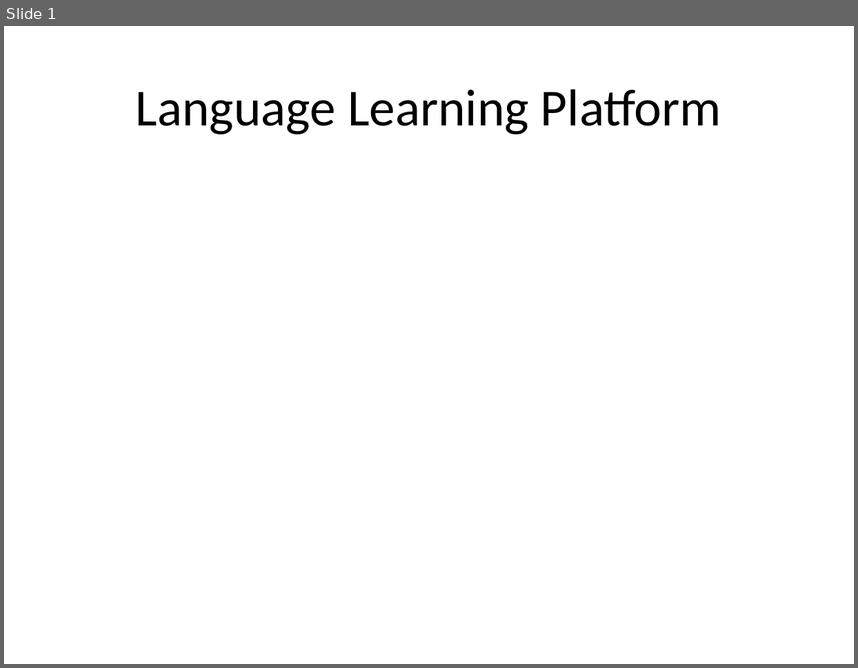
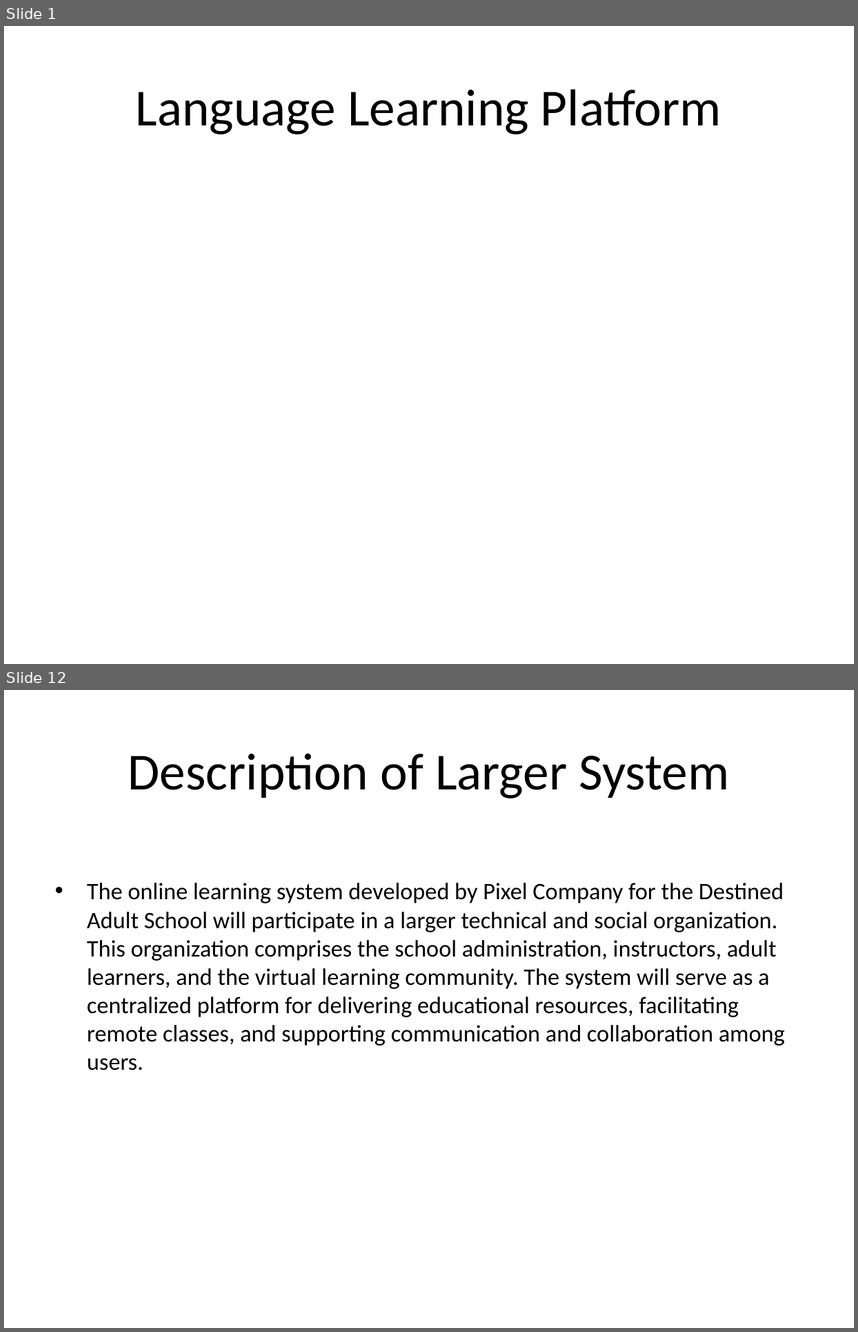
Before and after one commit to VictorMK22/PixelPioneers, a slide deck: Presentation1.pptx. Shown one above the other, each under a label of ours: slide 1 before the commit, slides 1 and 12 after it; the slides between them are not shown. The pictures are 858x668 and 858x1332 pixels, drawn with LibreOffice and Linux fonts; fonts in the diff are those of the drawing. Boxes give left, top, right and bottom in pixels: in the first picture for what was removed or moved away, otherwise in the second. Text is boxed around its words. In the diff, an @@ line names an element or a change of style, - is before the commit and + after.

```diff
--- a/Presentation1.pptx
+++ b/Presentation1.pptx
@@ slide 12 added at [4,690,854,1328], background #FFFFFF @@
@@ title added at [128,753,729,798], 44 pt, text #000000 @@
+Description of Larger System
@@ text added at [87,883,785,1070], 20 pt, text #000000 @@
+• The online learning system developed by Pixel Company for the Destined Adult School will participate in a larger technical and social organization. This organization comprises the school administration, instructors, adult learners, and the virtual learning community. The system will serve as a centralized platform for delivering educational resources, facilitating remote classes, and supporting communication and collaboration among users.
```
Also in this commit, not shown: 3 slides changed, 28 other slides added, 13 slides removed, 2 other files.
